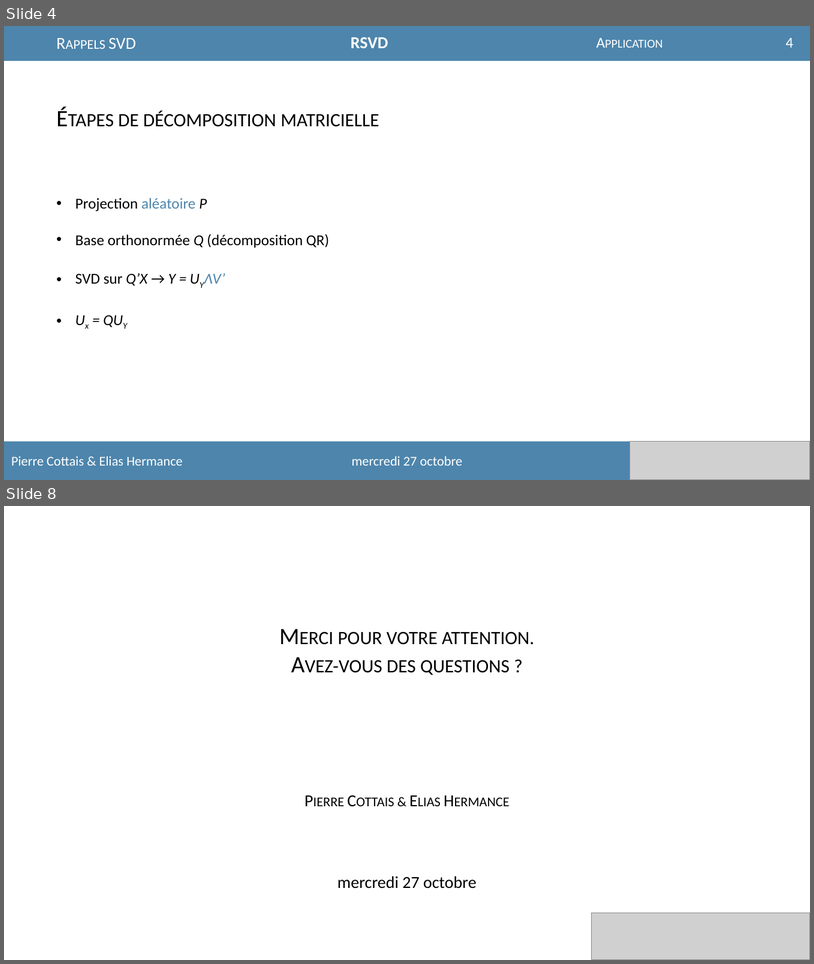
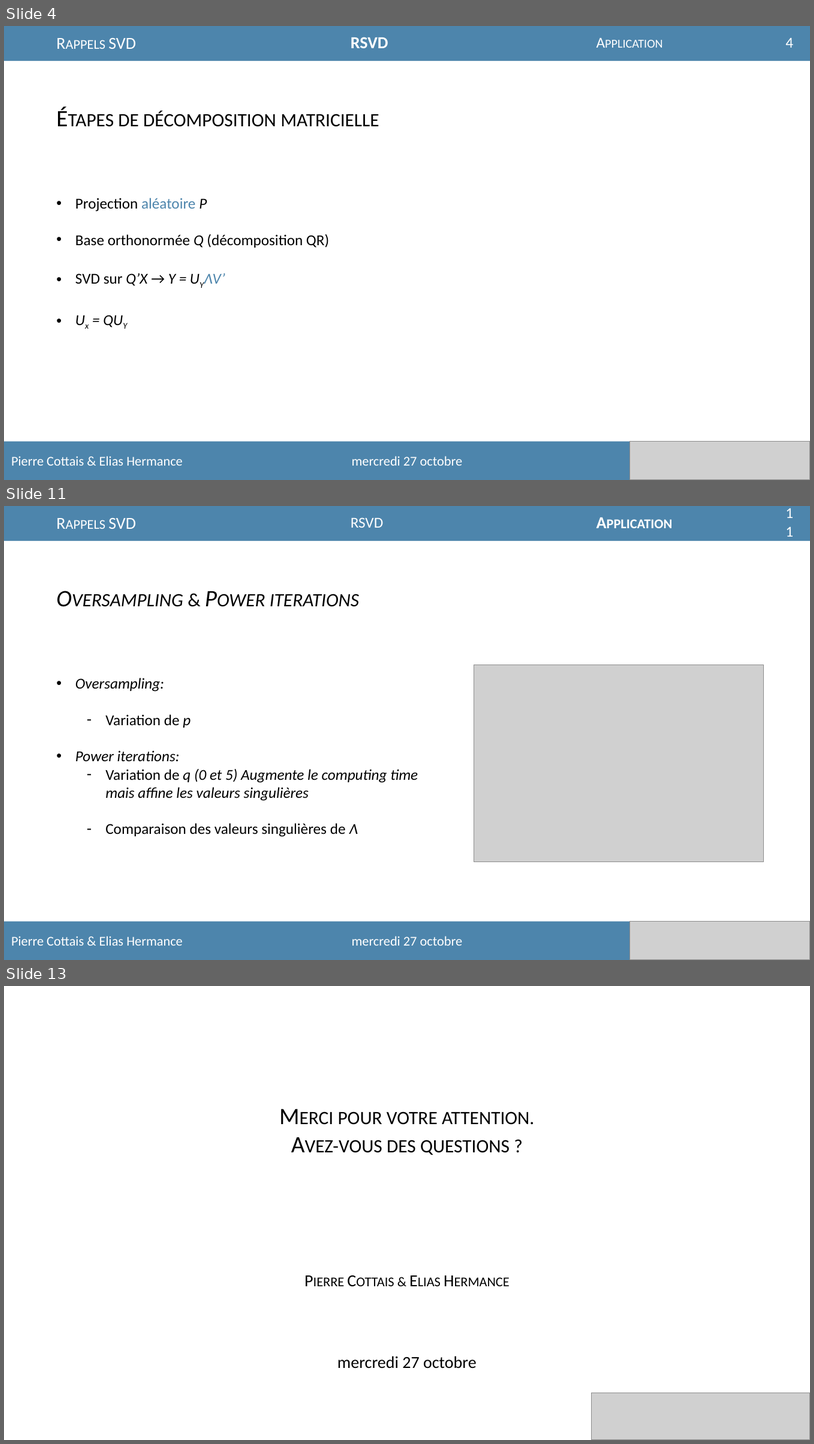
Before and after one commit to Easill/RSVD, a slide deck: presentation.pptx. Shown one above the other, each under a label of ours: slides 4 and 8 before the commit, slides 4, 11 and 13 after it; the slides between them are not shown. The pictures are 814x964 and 814x1444 pixels, drawn with LibreOffice and Linux fonts; fonts in the diff are those of the drawing; grey boxes stand for pictures. Boxes give left, top, right and bottom in pixels: in the first picture for what was removed or moved away, otherwise in the second. Text is boxed around its words. In the diff, an @@ line names an element or a change of style, - is before the commit and + after.

```diff
--- a/presentation.pptx
+++ b/presentation.pptx
@@ slide 11 added at bbox=[4, 506, 810, 960], background #FFFFFF @@
@@ rectangle added at bbox=[4, 506, 810, 541], fill #4D85AC @@
@@ text added at bbox=[108, 518, 136, 529], 20 pt, text #FFFFFF, small capitals @@
+Rappels SVD
@@ text added at bbox=[351, 517, 384, 528], 18 pt, text #FFFFFF, small capitals @@
+RSVD
@@ text added at bbox=[591, 508, 680, 535], 20 pt, text #FFFFFF, bold, small capitals @@
+Application
@@ page number added at bbox=[780, 510, 800, 534], 18 pt, text #FFFFFF @@
+11
@@ text added at bbox=[270, 594, 359, 607], 28 pt, text #000000, italic, small capitals @@
+Oversampling & Power iterations
@@ picture added at bbox=[474, 664, 764, 861] @@
@@ text added at bbox=[75, 678, 418, 837], 18 pt, text #000000, italic @@
+• Oversampling:
+  – Variation de p
+• Power iterations:
+  – Variation de q (0 et 5) Augmente le computing time
+    mais affine les valeurs singulières
+  – Comparaison des valeurs singulières de Λ
@@ rectangle added at bbox=[4, 921, 810, 960], fill #4D85AC @@
@@ text added at bbox=[11, 936, 183, 945], 16 pt, text #FFFFFF @@
+Pierre Cottais & Elias Hermance
@@ text added at bbox=[352, 936, 463, 945], 16 pt, text #FFFFFF @@
+mercredi 27 octobre
@@ picture added at bbox=[631, 921, 810, 960] @@
@@ what was slide 8 is now slide 13 @@
```
Also in this commit, not shown: 5 slides changed, 5 other slides added.
